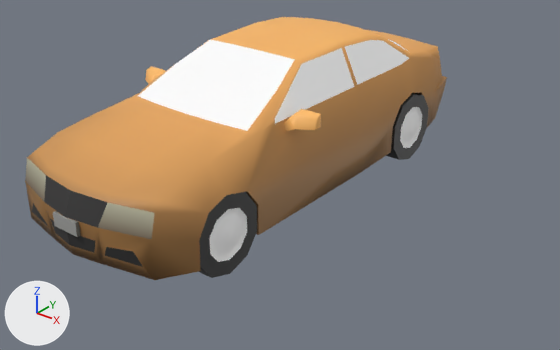
The glTF model EverythingLibraryBrowser/models/vehicles/vehicles-cars-luxury-sedan/vehicles-cars-luxury-sedan_v1.glb, before and after one commit.
Both versions are drawn from a camera (50 mm lens) standing at (4.62, -5.53, 3.51) and looking at (0.45, -0.33, 0.28). The axes (+X, +Y, +Z) are drawn at lower left. The lights are the same throughout. The first picture is the older version. Vertices at exactly the same position are counted once.

The older version as bpy lines, for what is in view:
```python
me_mesh_002 = bpy.data.meshes.new('Mesh.002')
me_mesh_002.from_pydata(...)  # 711 vertices, 1158 faces; spans x -1.04..1.04, y -2.45..2.45, z 0.0..1.45
# faces by material slot: [828, 330]
me_mesh_002.materials.append(mat_mat_standard_055)
me_mesh_002.materials.append(mat_mat_refl_031)
ob_luxury_sedan_v1 = bpy.data.objects.new('Luxury Sedan_v1', me_mesh_002)
ob_luxury_sedan_v1.location = (0.0, 0.0, 0.0)
```
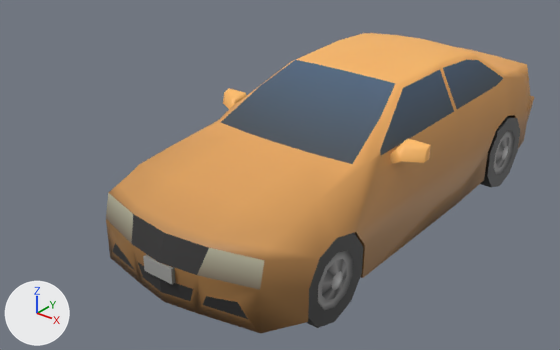
What differs and where, as boxes (x1, y1, x2, y2) in the pictures (560 x 350 px):
'Luxury Sedan_v1', reshaped, moved: before (25, 17, 447, 280); after (221, 60, 514, 310)
'Luxury Sedan_v1.001', added: after (106, 33, 534, 334)
part 1 of me_mesh_002, deleted: before (25, 39, 409, 267)
part 2 of me_mesh_002, deleted: before (25, 29, 447, 280)
part 3 of me_mesh_002, deleted: before (211, 17, 379, 64)
part 4 of me_mesh_002, recoloured: before (209, 107, 422, 262); after (318, 131, 514, 310)

The change, as a list of edits to the scene's bpy script:
```text
Change me_mesh_002:
    used by ob_luxury_sedan_v1; location = (0.0, 0.0, 0.0)
    remove me_mesh_002.from_pydata(...)  # 711 vertices, 1158 faces; spans x -1.04..1.04, y -2.45..2.45, z 0.0..1.45
    remove me_mesh_002.materials.append(mat_mat_standard_055)
    add me_mesh_002.from_pydata(...)  # 227 vertices, 330 faces; spans x -1.04..1.04, y -1.8..1.72, z 0.14..1.42
    me_mesh_002 part 1: 17 loose pieces with 108 vertices, spanning x -1.04..1.04, y -2.45..2.45, z 0.33..1.38, are deleted
    me_mesh_002 part 2: 364 vertices removed from x -1.04..1.04, y -2.44..2.45, z 0.0..1.42
    me_mesh_002 part 3: 12 vertices removed from x -0.55..0.55, y 0.46..0.94, z 1.39..1.45
    me_mesh_002 part 4: 250 kept faces spanning x -0.96..0.96, y -1.8..1.53, z 0.14..0.6 get new vertex colours; the middle colour goes from white #ffffff to grey #777777
Add me_mesh_001:
    me_mesh_001.from_pydata(...)  # 512 vertices, 828 faces; spans x -1.04..1.04, y -2.45..2.45, z 0.0..1.45
    me_mesh_001.materials.append(mat_mat_standard_055)
Change ob_luxury_sedan_v1:
    ob_luxury_sedan_v1.location: (0.0, 0.0, 0.0) -> (1.044, 0.0, 0.0)
Add ob_luxury_sedan_v1_001:
    ob_luxury_sedan_v1_001 = bpy.data.objects.new('Luxury Sedan_v1.001', me_mesh_001)
    ob_luxury_sedan_v1_001.location = (1.044, 0.0, 0.0)
```
